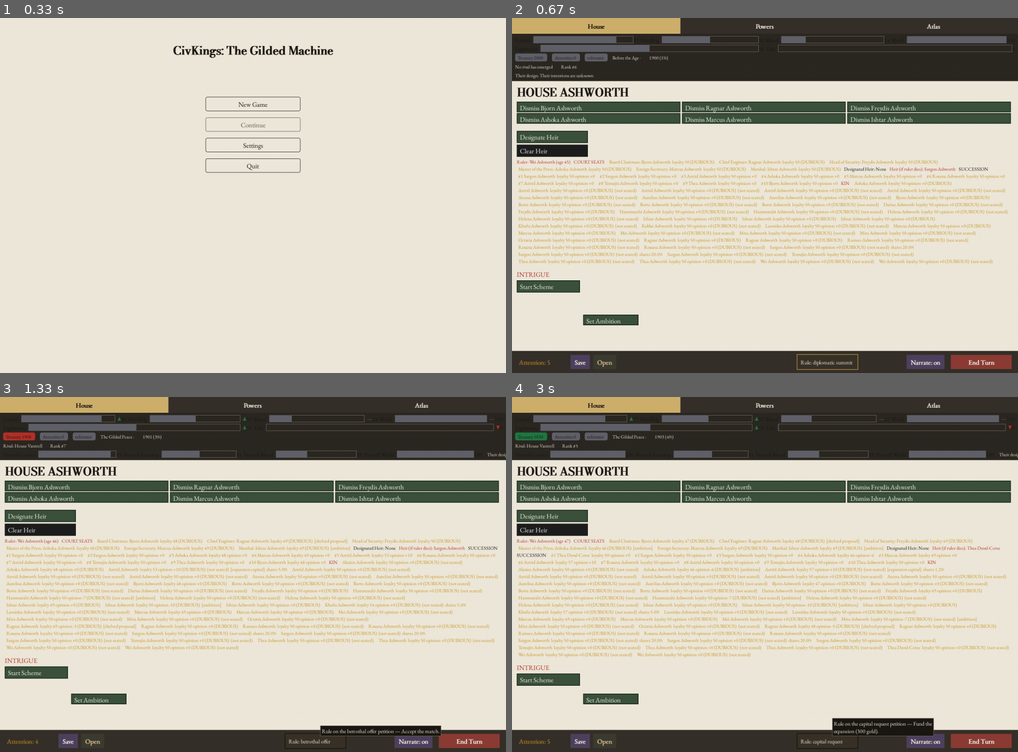
Above: before the commit, frames 1-4 (two rows, left to right).
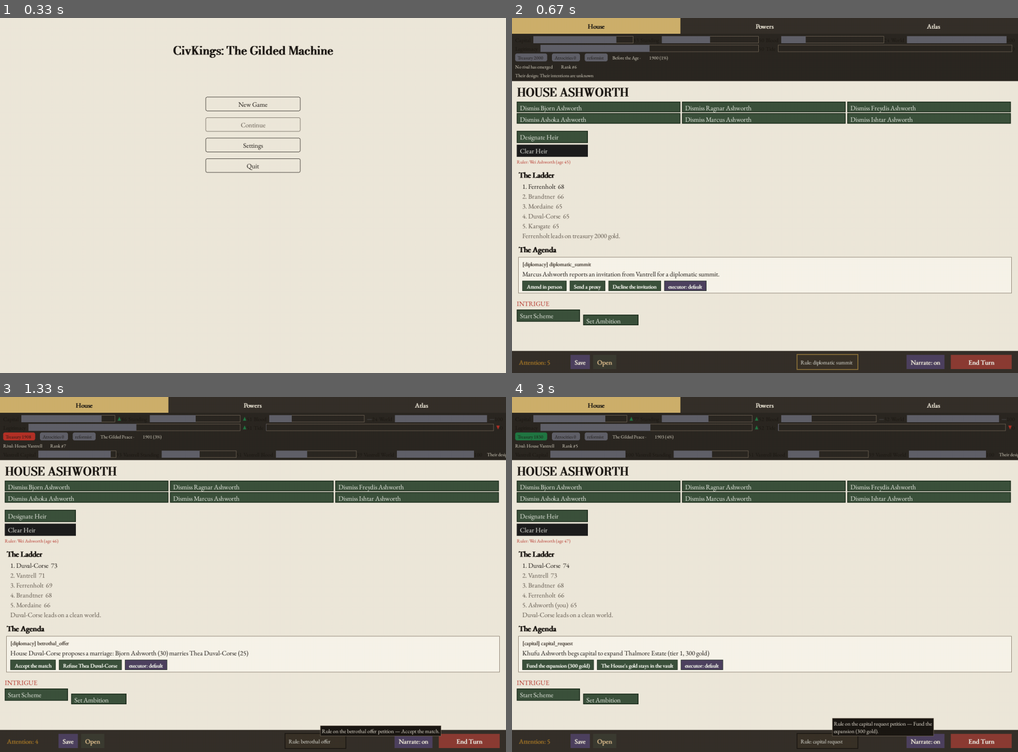
Above: after the commit, the same moments.

Repository: civersen222/Guilded-Age
Game: pygame game, started from gilded/__main__.py
The game is run twice, just before and just after one commit, with the same random seed, the same clock (stepped at 60 frames per second) and the same inputs.
Inputs (mouse positions are in pixels of both pictures, inside the frame that each line leads up to):
- Up to frame 1 (0.33 s): no input
- Up to frame 2 (0.67 s): click "New Game" at 0.38 s
- Up to frame 3 (1.33 s): click "End Turn" at 0.72 s; click "Rule: capital request" at 1.05 s
- Up to frame 4 (3 s): click (633, 443) at 1.38 s; click (643, 503) at 1.72 s; click "Rule: betrothal offer" at 2.05 s; click "Rule: rail proposal" at 2.38 s; click "End Turn" at 2.72 s

Frame 1 is identical in both runs. In frame 2, 9.5% of the frame differs, in the area x 0-99%, y 40-86%; in frame 3, 10%; in frame 4, 11%.

Commit message:
C6w7-4: replace serpentine dossier flow with the base 8x10 column grid at named TYPE_CAPTION(12); returns y=376 so the ladder/agenda/policies band is fed again; 0 text-row overlaps

Diff:
--- a/gilded/ui/house_tab.py
+++ b/gilded/ui/house_tab.py
@@ -430,18 +430,25 @@
         if y > content.bottom - 40:
             return y
 
-     # Compressed dossier at the smallest NAMED scale step (TYPE_CAPTION=12).
-    # Lines flow left-to-right in rows: each line keeps its exact rendered
-    # width and the cursor advances past it; when the next line no longer
-    # fits the row, wrap below. Consecutive lines in a row therefore have
-    # disjoint x-spans and rows are separated by line_h, so no two drawn
-    # text rows collide. Every line is drawn verbatim through blit_text,
-    # so text_rows stays complete.
+     # Compressed dossier: 8 columns x 10 rows at the smallest NAMED scale
+    # step (TYPE_CAPTION=12). Lines that overflow the grid are moved to the
+    # right margin (still drawn through blit_text, so text_rows stays
+    # complete). Column x-spans are fixed, so no two drawn text rows ever
+    # collide on a row.
+    cols = 8
+    per = 10
     small = _font(TYPE_CAPTION)
+    col_w = (content.width - PAD * 2) // cols
+    non_blank = [l for l in lines if l.strip()]
     line_h = small.get_height()
-    row_y = y
-    cur_x = PAD
-    for line in [l for l in lines if l.strip()]:
+    cursors = [y] * cols
+    max_bottom = y
+    for i, line in enumerate(non_blank):
+        c = i // per
+        if c >= cols:
+            break
+        if cursors[c] > max_bottom:
+            break
         color = INK
         if line.startswith("  ?") or line.startswith("Ruler:") or line.startswith("COURT") or line.startswith("KIN") or line.startswith("DISLOYAL") or line.startswith("GRIP") or line.startswith("Heir"):
             color = TONES.get("bad", INK)
@@ -449,17 +456,24 @@
             color = TONES.get("good", INK)
         elif line.startswith("  "):
             color = TONES.get("warn", INK)
-        w = small.render(line, True, color).get_width()
-        x = cur_x
-        if x + w > content.right - PAD:
-            row_y += line_h + 2
-            cur_x = PAD
-            x = PAD
-        if row_y > content.bottom - 40:
-            break
-        blit_text(surface, small, line, (x, row_y), color)
-        cur_x = x + w + 8
-    y = row_y + line_h + 2
+        blit_text(surface, small, line, (PAD + c * col_w, cursors[c]), color)
+        cursors[c] += line_h + 2
+    overflow_start = cols * per
+    if len(non_blank) > overflow_start:
+        ox = PAD + cols * col_w + 6
+        oy = y
+        for line in non_blank[overflow_start:]:
+            color = INK
+            if line.startswith("  ?") or line.startswith("Ruler:") or line.startswith("COURT") or line.startswith("KIN") or line.startswith("DISLOYAL") or line.startswith("GRIP") or line.startswith("Heir"):
+                color = TONES.get("bad", INK)
+            elif "* " in line:
+                color = TONES.get("good", INK)
+            elif line.startswith("  "):
+                color = TONES.get("warn", INK)
+            blit_text(surface, small, line, (ox, oy), color)
+            oy += line_h + 2
+        max_bottom = max(max_bottom, oy)
+    y = max(cursors) + 2
     return y
 
 
